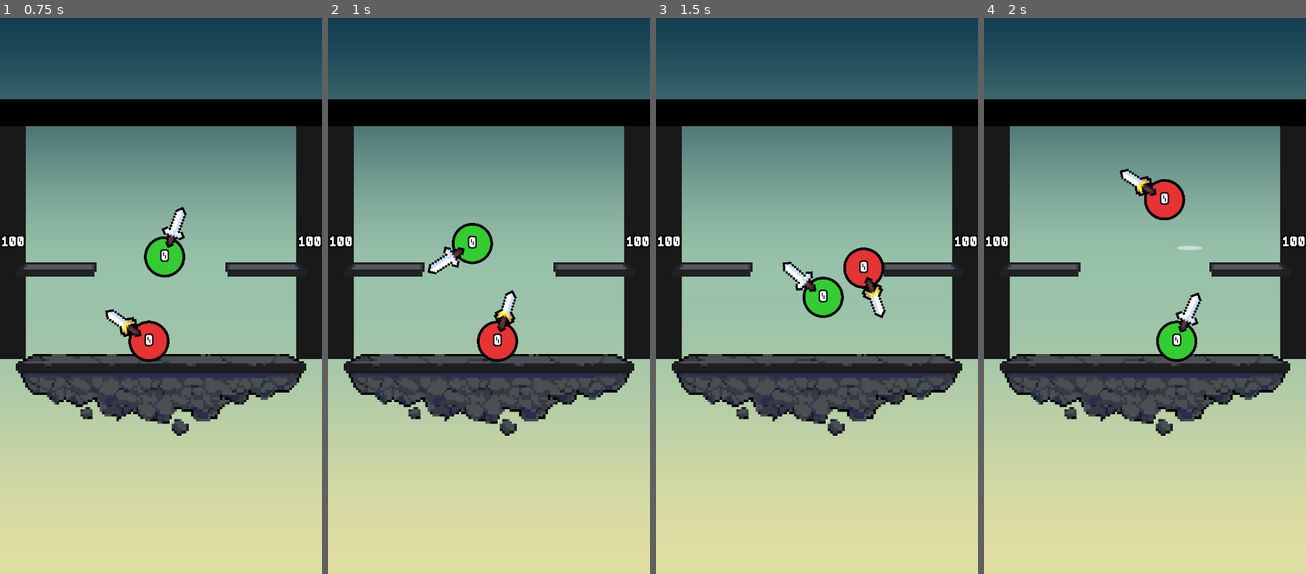
Above: before the commit, frames 1-4 (left to right).
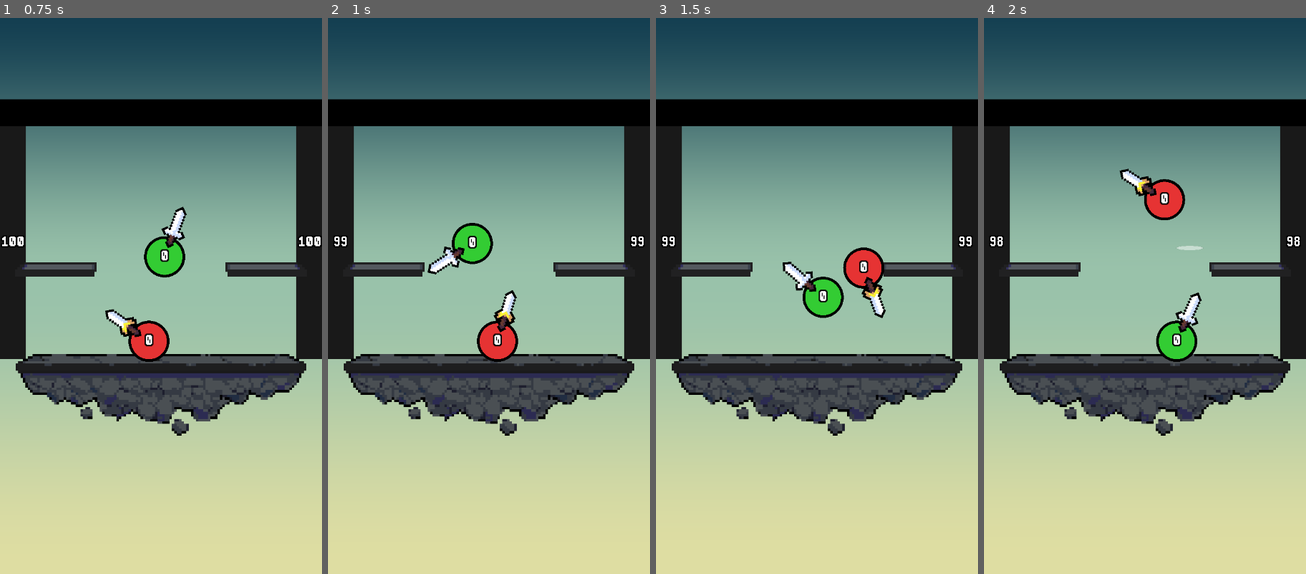
Above: after the commit, the same moments.

Repository: HarryLin349/Super-Smash-Balls
Game: Godot game, scene res://Main.tscn
The game is run twice, just before and just after one commit, with the same random seed, the same clock (stepped at 60 frames per second) and the same inputs.
Inputs:
- Up to frame 1 (0.75 s): no input
- Up to frame 2 (1 s): no input
- Up to frame 3 (1.5 s): no input
- Up to frame 4 (2 s): no input

Frame 1 is identical in both runs. In frame 2, 0.2% of the frame differs, in the area x 0-100%, y 39-42%; in frame 3, 0.2%; in frame 4, 0.2%.

Commit message:
add countdown

Diff:
--- a/Main.gd
+++ b/Main.gd
@@ -73,16 +73,28 @@
 	_set_platform(platform_right, Vector2(right_x, platform_y), Vector2(platform_width, platform_height))
 
 func _check_out_of_bounds() -> void:
-	if is_instance_valid(ball_left) and _is_out_of_bounds(ball_left.global_position.x):
-		_handle_out_of_bounds(ball_left)
-		return
-	if is_instance_valid(ball_right) and _is_out_of_bounds(ball_right.global_position.x):
-		_handle_out_of_bounds(ball_right)
+	if is_instance_valid(ball_left):
+		if _is_out_of_bounds(ball_left.global_position.x):
+			_handle_out_of_bounds(ball_left, false)
+			return
+		if _is_below_screen(ball_left):
+			_handle_out_of_bounds(ball_left, true)
+			return
+	if is_instance_valid(ball_right):
+		if _is_out_of_bounds(ball_right.global_position.x):
+			_handle_out_of_bounds(ball_right, false)
+			return
+		if _is_below_screen(ball_right):
+			_handle_out_of_bounds(ball_right, true)
 
 func _is_out_of_bounds(x_value: float) -> bool:
 	return x_value < out_of_bounds_min_x or x_value > out_of_bounds_max_x
 
-func _handle_out_of_bounds(ball) -> void:
+func _is_below_screen(ball: Ball) -> bool:
+	var viewport_height := get_viewport_rect().size.y
+	return ball.global_position.y - ball.radius > viewport_height
+
+func _handle_out_of_bounds(ball, fell_below: bool) -> void:
 	_game_over = true
 	if is_instance_valid(ball):
 		var effect_color: Color = ball.ball_color
@@ -90,7 +102,13 @@
 		if sfx_ko != null:
 			sfx_ko.play()
 		ball.queue_free()
-		_spawn_ko_effect(effect_color, ball_pos)
+		var effect_pos := ball_pos
+		var direction := Vector2.RIGHT
+		if fell_below:
+			var viewport_size := get_viewport_rect().size
+			effect_pos = Vector2(ball_pos.x, viewport_size.y)
+			direction = Vector2.UP
+		_spawn_ko_effect(effect_color, effect_pos, direction)
 		if sfx_victory != null:
 			sfx_victory.play()
 	_show_game_label()
@@ -213,7 +231,7 @@
 	)
 
 
-func _spawn_ko_effect(base_color: Color, position_value: Vector2) -> void:
+func _spawn_ko_effect(base_color: Color, position_value: Vector2, direction: Vector2) -> void:
 	var host := get_tree().current_scene if get_tree().current_scene != null else self
 	var effect := Node2D.new()
 	effect.z_index = 20
@@ -229,32 +247,49 @@
 	var spikes := 18
 	var total_length : float = max(315.0, distance_to_center * 0.9)
 	var half := total_length * 0.5
-	var dir := Vector2.RIGHT if position_value.x < viewport_center_x else Vector2.LEFT
+	var dir := direction
+	if dir == Vector2.ZERO:
+		dir = Vector2.RIGHT if position_value.x < viewport_center_x else Vector2.LEFT
 	var stages := PackedFloat32Array([1.0, 0.7, 0.95, 0.4, 0.8, 0.6, 0.6, 0.0])
 	var stage_duration := 0.08
 	for i in range(spikes):
 		var t := (float(i) + 0.5) / float(spikes)
 		var y_pos : float = lerp(-half * 0.3, half * 0.3, t)
+		var x_pos : float = lerp(-half * 0.3, half * 0.3, t)
 		var length := rng.randf_range(total_length * 0.8, total_length * 1.0)
 		var thickness := rng.randf_range(10.0, 18.0)
 		var tri := Polygon2D.new()
 		tri.color = base_color.lerp(Color(1, 1, 1, 1), rng.randf_range(0.3, 0.8))
-		tri.polygon = PackedVector2Array([
-			Vector2(0.0, y_pos - thickness * 0.5),
-			Vector2(0.0, y_pos + thickness * 0.5),
-			dir * length + Vector2(0.0, y_pos)
-		])
+		if abs(dir.y) > 0.0:
+			tri.polygon = PackedVector2Array([
+				Vector2(x_pos - thickness * 0.5, 0.0),
+				Vector2(x_pos + thickness * 0.5, 0.0),
+				dir * length + Vector2(x_pos, 0.0)
+			])
+		else:
+			tri.polygon = PackedVector2Array([
+				Vector2(0.0, y_pos - thickness * 0.5),
+				Vector2(0.0, y_pos + thickness * 0.5),
+				dir * length + Vector2(0.0, y_pos)
+			])
 		tri.z_index = 21
 		effect.add_child(tri)
 		var tween := get_tree().create_tween()
 		for stage in stages:
 			var target := length * stage
 			tween.tween_method(func(value: float) -> void:
-				tri.polygon = PackedVector2Array([
-					Vector2(0.0, y_pos - thickness * 0.5),
-					Vector2(0.0, y_pos + thickness * 0.5),
-					dir * value + Vector2(0.0, y_pos)
-				])
+				if abs(dir.y) > 0.0:
+					tri.polygon = PackedVector2Array([
+						Vector2(x_pos - thickness * 0.5, 0.0),
+						Vector2(x_pos + thickness * 0.5, 0.0),
+						dir * value + Vector2(x_pos, 0.0)
+					])
+				else:
+					tri.polygon = PackedVector2Array([
+						Vector2(0.0, y_pos - thickness * 0.5),
+						Vector2(0.0, y_pos + thickness * 0.5),
+						dir * value + Vector2(0.0, y_pos)
+					])
 			, length, target, stage_duration).set_trans(Tween.TRANS_QUAD).set_ease(Tween.EASE_OUT)
 
 	var final_tween := get_tree().create_tween()
--- a/Wall.gd
+++ b/Wall.gd
@@ -12,6 +12,7 @@
 @onready var hp_label: Label = $Visual/HpLabel
 
 var hp := 0
+var _hp_tick := 0.0
 
 func _ready() -> void:
 	hp = max_hp
@@ -35,6 +36,18 @@
 		hp_label.add_theme_constant_override("outline_size", 12)
 		hp_label.z_index = 10
 		hp_label.z_as_relative = false
+
+func _process(delta: float) -> void:
+	if hp <= 0:
+		return
+	_hp_tick += delta
+	while _hp_tick >= 1.0:
+		_hp_tick -= 1.0
+		hp -= 1
+		if hp <= 0:
+			_disable_wall()
+			return
+		_update_hp_label()
 
 func _on_sensor_body_entered(body: Node) -> void:
 	if not (body is Ball):
